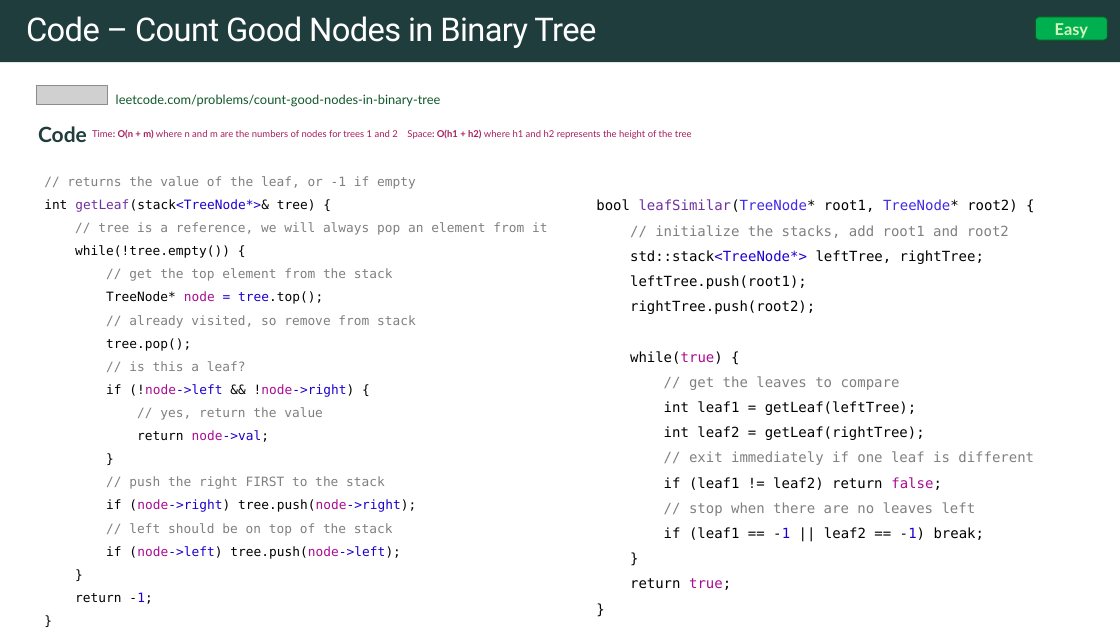
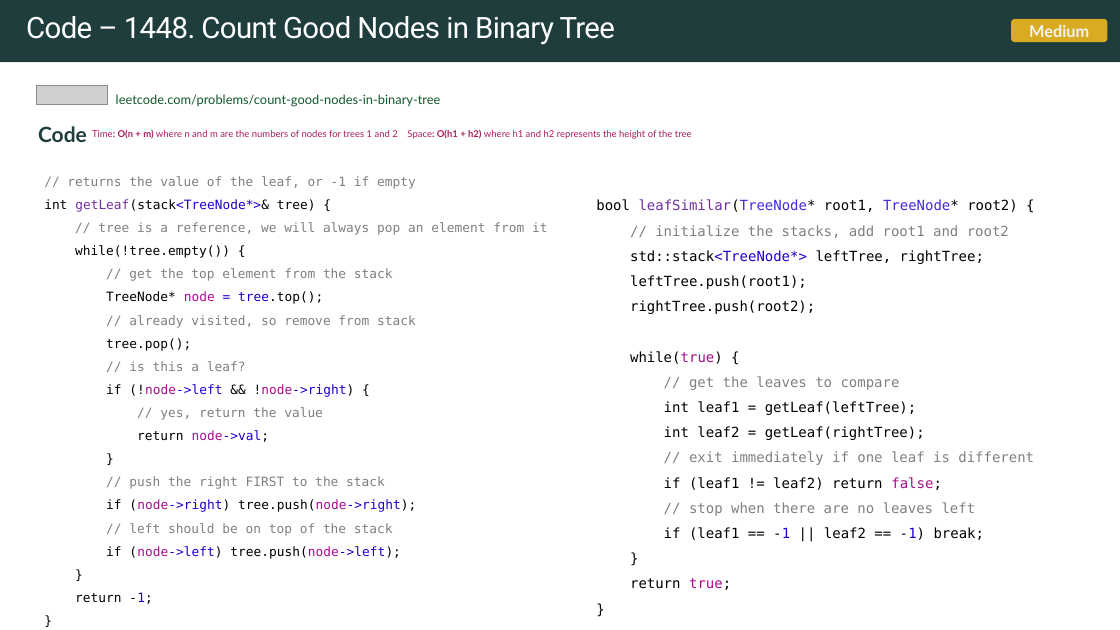
Before and after one commit to rfdavid/coding-interview-handbook-cpp, a slide deck: slide 154 of Algorithm and problem Solving Cheatsheet.pptm (slide 101 before the commit). Drawn at 1120x630 pixels with LibreOffice and Linux fonts; fonts in the diff are those of the drawing; grey boxes stand for pictures. Boxes give left, top, right and bottom in pixels: in the first picture for what was removed or moved away, otherwise in the second. Text is boxed around its words. In the diff, an @@ line names an element or a change of style, - is before the commit and + after.

```diff
--- a/Algorithm and problem Solving Cheatsheet.pptm
+++ b/Algorithm and problem Solving Cheatsheet.pptm
@@ title at (26, 16, 616, 45): text changed; size 28 to 25.2 pt @@
-Code – Count Good Nodes in Binary Tree
+Code – 1448. Count Good Nodes in Binary Tree
@@ rounded rectangle added at (1012, 18, 1108, 42), fill #E2B120 at 95% opacity, 14 pt, text #F0F3F3, bold @@
+Medium
@@ rounded rectangle removed at (1035, 17, 1107, 40) @@
-Easy
```
Also in this commit, not shown: 13 other slides changed, 75 slides added, 1 slide removed, 17 other files.
